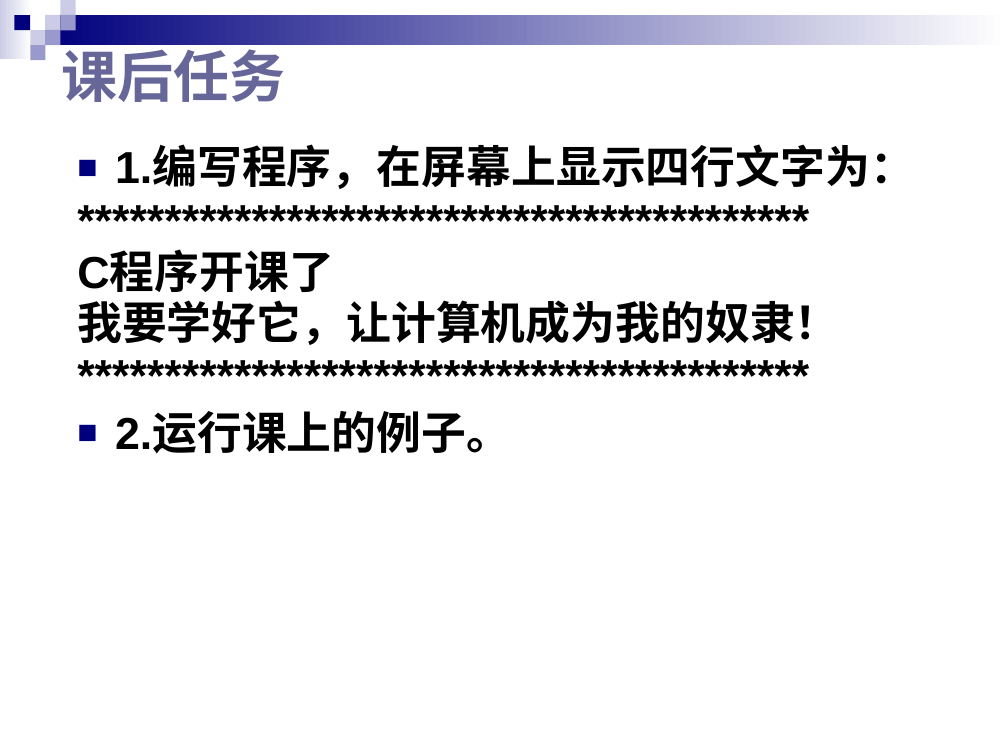
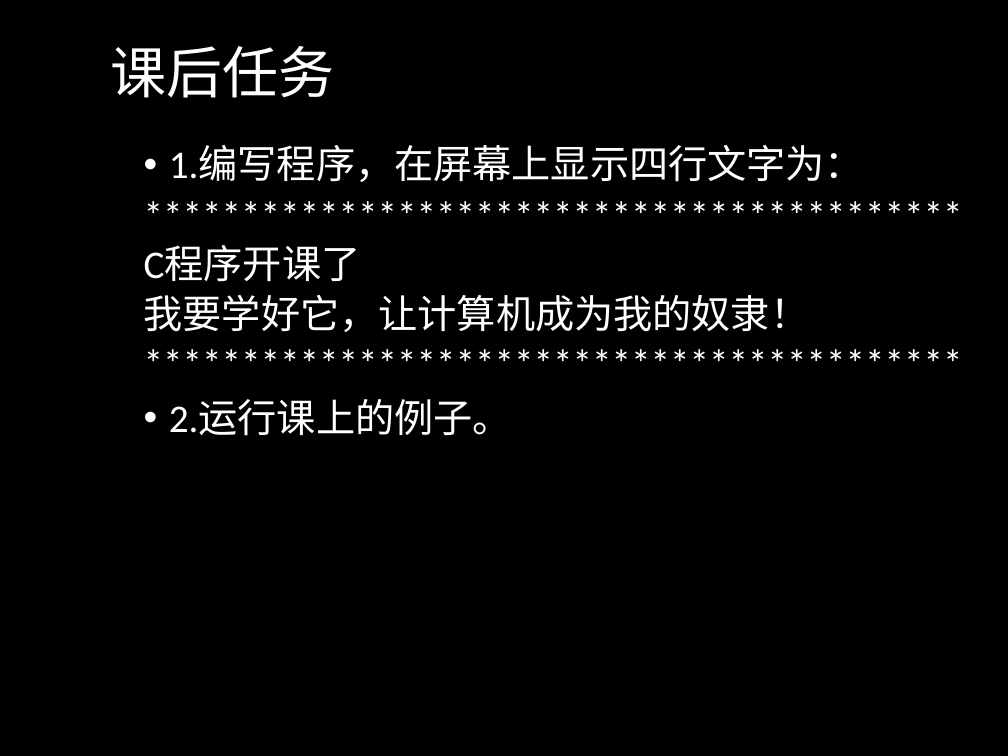
Before and after one commit to doubletao/ppt2img, a slide deck: slide 38 of PPT2Img/test.ppt. Drawn at 1008x756 pixels with LibreOffice and Linux fonts; fonts in the diff are those of the drawing. Boxes give left, top, right and bottom in pixels: in the first picture for what was removed or moved away, otherwise in the second. Text is boxed around its words. In the diff, an @@ line names an element or a change of style, - is before the commit and + after.

```diff
--- a/PPT2Img/test.ppt
+++ b/PPT2Img/test.ppt
@@ background #FFFFFF to #000000 @@
@@ title "课后任务": place and size @@
-title "课后任务" at [62,41,286,102]
+title "课后任务" at [111,46,335,98]
@@ title "课后任务" at [111,46,335,98]: font Arial to Calibri, text colour #666699 to #FFFFFF, bold off; line spacing 1 to 0.9 @@
@@ group removed at [0,0,1008,60]: 9 rectangles @@
@@ text "1.编写程序，在屏幕上显示四行文字为：": place and size @@
-text "1.编写程序，在屏幕上显示四行文字为：" at [77,148,915,454]
+text "1.编写程序，在屏幕上显示四行文字为：" at [144,145,864,436]
@@ text "1.编写程序，在屏幕上显示四行文字为：" at [144,145,864,436]: size 32 to 28 pt, font Arial to Calibri, text colour #000000 to #FFFFFF, bold off; bullet ■ to •; more space between paragraphs; bullet colour #00007D to #FFFFFF; indent changed @@
```
Also in this commit, not shown: 37 other slides changed, 1 other file.
